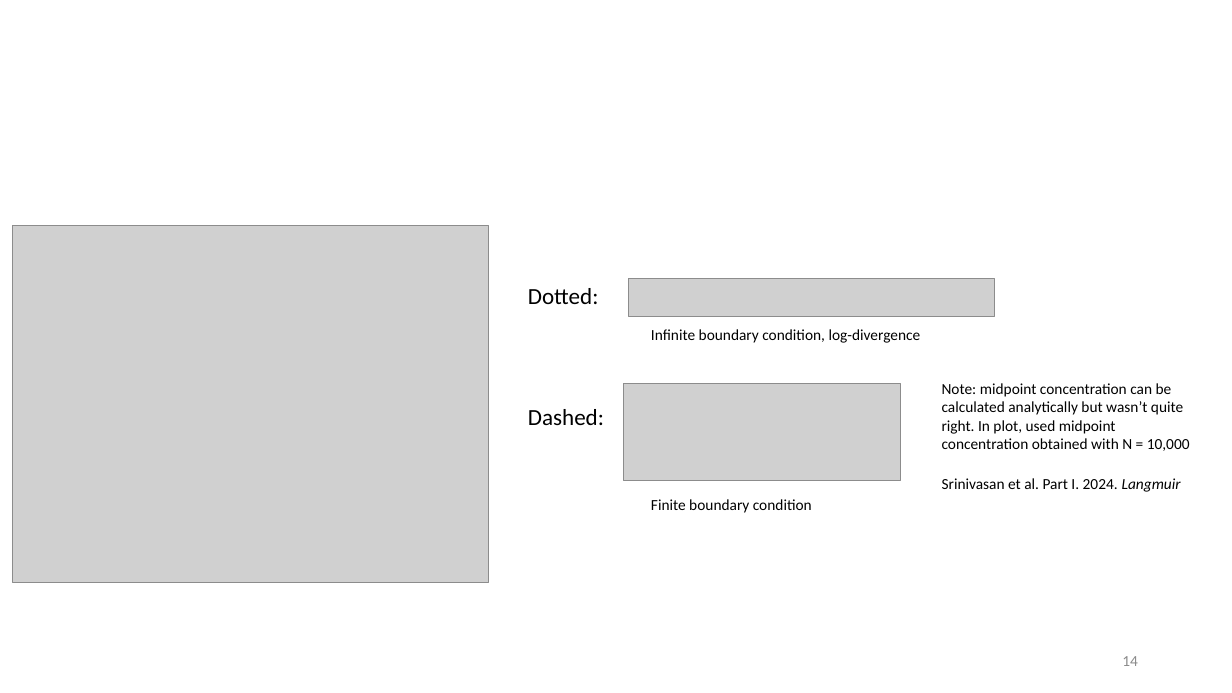
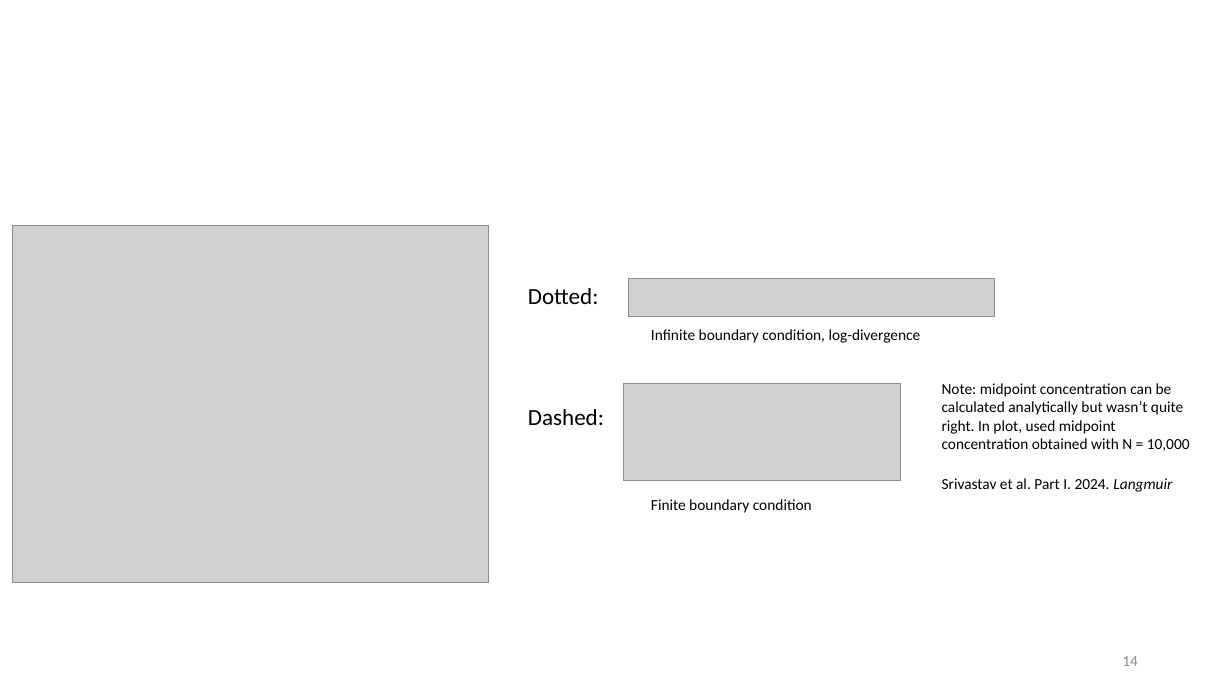
Before and after one commit to tyokokur/presentations, a slide deck: slide 14 of NAF.pptx. Drawn at 1232x693 pixels with LibreOffice and Linux fonts; fonts in the diff are those of the drawing; grey boxes stand for pictures; background and template pictures are left out. Boxes give left, top, right and bottom in pixels: in the first picture for what was removed or moved away, otherwise in the second. Text is boxed around its words. In the diff, an @@ line names an element or a change of style, - is before the commit and + after.

```diff
--- a/NAF.pptx
+++ b/NAF.pptx
@@ text at <box>942,478,1172,492</box>: text changed @@
-Srinivasan et al. Part I. 2024. Langmuir
+Srivastav et al. Part I. 2024. Langmuir
```
Also in this commit, not shown: 2 other slides changed, 2 slides added.
